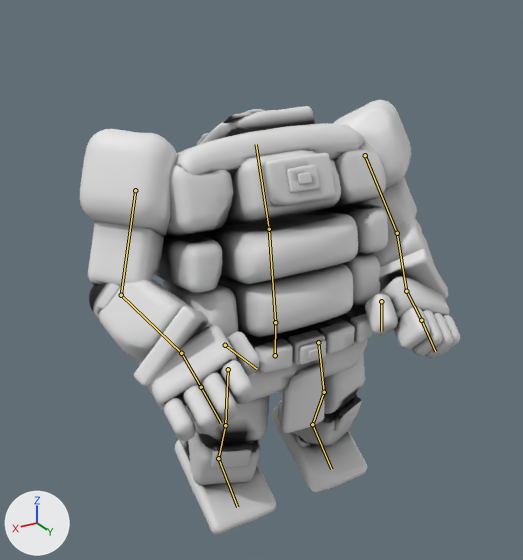
A saved change to the glTF model assets/models/headless_body.glb.
One viewpoint serves both versions: a 50 mm camera at (6.98, 11.09, 10.22) aimed at (0.32, -0.02, 4.67). Lighting does not change. The marker at lower left points along +X, +Y and +Z. The older version comes first. Both versions are drawn at frame 14 of the action 'mantle_pull'; the numbers are the values there. The bones that change, and the others that lie on the model, are drawn over the model as lines.

Names of what the first picture shows: 'Body'.
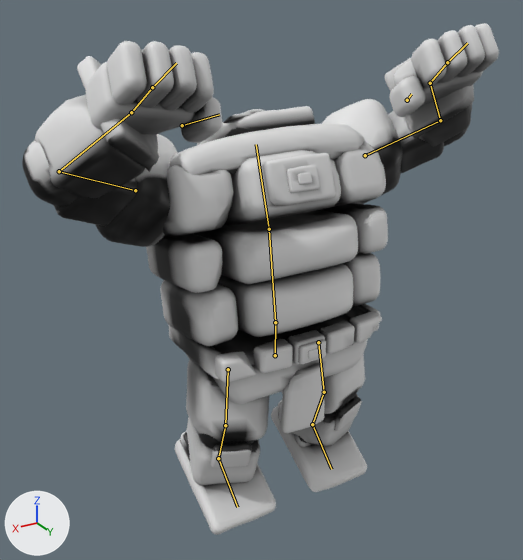
Commit message: Headless body round 4b: spring over the lip instead of the haul shimmy

The change, as JSON lines over the scene's bpy script:
```json
{"block": "bone_upper_arm_l", "where": "bone_upper_arm_l = bpy.data.objects['HeadlessBodyRig'].pose.bones['upper_arm.L']  # child of 'chest'"}
{"op": "set", "path": "bone_upper_arm_l.rotation_quaternion", "old": "(-0.891, 0.076, -0.416, -0.162)", "new": "(-0.596, -0.35, 0.001, -0.664)", "note": "degrees (0, 50, 21) -> degrees (32, -31, 87)"}
{"block": "bone_forearm_l", "where": "bone_forearm_l = bpy.data.objects['HeadlessBodyRig'].pose.bones['forearm.L']  # child of 'upper_arm.L'"}
{"op": "set", "path": "bone_forearm_l.rotation_quaternion", "old": "(0.838, 0.469, 0.0, 0.0)", "new": "(0.592, 0.752, 0.0, 0.0)", "note": "degrees (58, 0, 0) -> degrees (104, 0, 0)"}
{"block": "bone_hand_l", "where": "bone_hand_l = bpy.data.objects['HeadlessBodyRig'].pose.bones['hand.L']  # child of 'forearm.L'"}
{"op": "set", "path": "bone_hand_l.rotation_quaternion", "old": "(0.951, -0.13, 0.158, 0.107)", "new": "(0.918, -0.262, -0.004, -0.12)", "note": "degrees (-14, 20, 10) -> degrees (-31, -4, -14)"}
{"block": "bone_upper_arm_r", "where": "bone_upper_arm_r = bpy.data.objects['HeadlessBodyRig'].pose.bones['upper_arm.R']  # child of 'chest'"}
{"op": "set", "path": "bone_upper_arm_r.rotation_quaternion", "old": "(-0.891, 0.076, 0.416, 0.162)", "new": "(-0.596, -0.35, -0.001, 0.664)", "note": "degrees (0, -50, -21) -> degrees (32, 31, -87)"}
{"block": "bone_forearm_r", "where": "bone_forearm_r = bpy.data.objects['HeadlessBodyRig'].pose.bones['forearm.R']  # child of 'upper_arm.R'"}
{"op": "set", "path": "bone_forearm_r.rotation_quaternion", "old": "(0.838, 0.469, 0.0, 0.0)", "new": "(0.592, 0.752, 0.0, 0.0)", "note": "degrees (58, 0, 0) -> degrees (104, 0, 0)"}
{"block": "bone_hand_r", "where": "bone_hand_r = bpy.data.objects['HeadlessBodyRig'].pose.bones['hand.R']  # child of 'forearm.R'"}
{"op": "set", "path": "bone_hand_r.rotation_quaternion", "old": "(0.951, -0.13, -0.158, -0.107)", "new": "(0.918, -0.262, 0.004, 0.12)", "note": "degrees (-14, -20, -10) -> degrees (-31, 4, 14)"}
```

What differs and where, as boxes [x1, y1, x2, y2] in the pictures (523 x 560 px):
```json
{"object": "Body", "change": "posed", "before": [80, 100, 460, 535], "after": [22, 23, 499, 535], "on screen": "25% wider, 18% taller"}
{"bone": "upper_arm.L", "before": "(365, 155) to (397, 233)", "after": "(365, 155) to (440, 120)"}
{"bone": "forearm.L", "before": "(397, 233) to (406, 291)", "after": "(440, 120) to (430, 83)"}
{"bone": "hand.L", "before": "(406, 291) to (421, 320)", "after": "(430, 83) to (447, 62)"}
{"bone": "upper_arm.R", "before": "(135, 190) to (121, 295)", "after": "(135, 190) to (59, 171)"}
{"bone": "forearm.R", "before": "(121, 295) to (181, 353)", "after": "(59, 171) to (131, 112)"}
{"bone": "hand.R", "before": "(181, 353) to (201, 387)", "after": "(131, 112) to (152, 87)"}
```
